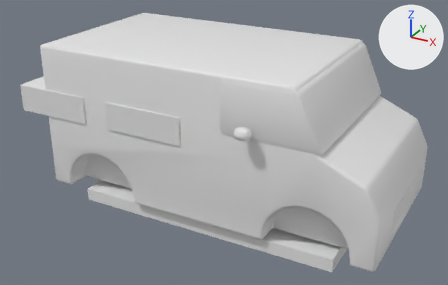
A saved change to the glTF model assets/3d/vehicles/van.glb.
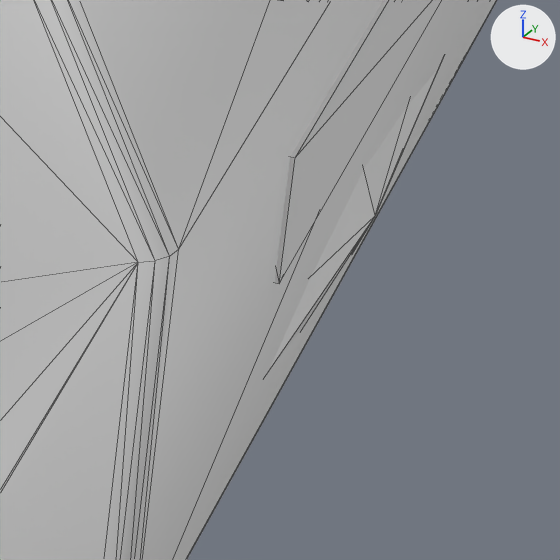
Each version is shown whole from a camera (50 mm lens) standing at (29.6, -56.8, 36.6) and looking at (-1.7, -0.1, 8.2), then close up on the part from 81% to 95% of the width and 68% to 90% of the height. Arrows for +X, +Y and +Z are at upper right; the lights stay in place. The first two pictures are the older version. The close-ups show mesh edges as thin lines. Where no turn or scale is listed for an object, it has been applied to the vertices. Vertices at exactly the same position are counted once.

The first close-up shows 'body', 'dark'.
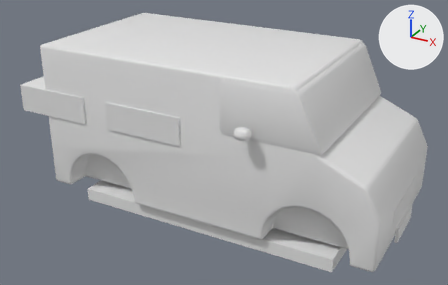
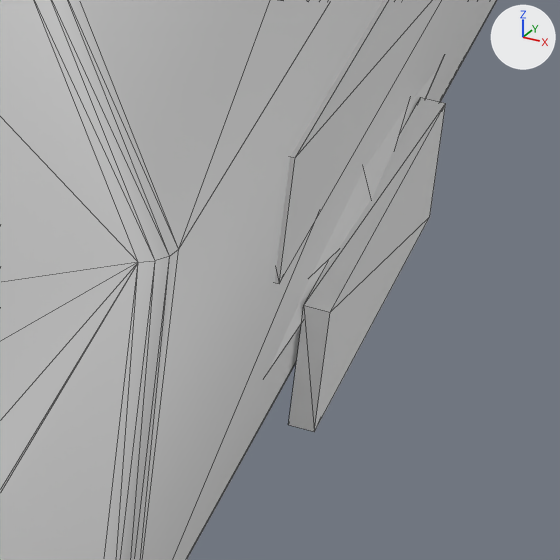
The change in detail:
me_cube_002 is used by ob_dark; location (18.1, 0.0, 4.2).
me_cube_002 had 228 vertices, 432 faces and spanned x -37.3..1.1, y -11.4..11.4, z -2.7..11.1.
me_cube_002 now has 244 vertices, 456 faces and spans x -37.5..1.2, y -11.4..11.4, z -2.7..11.1.
me_cube_002 part 1: a new loose piece, a box spanning x 0.95..1.25, y -2.75..2.75, z -1.4..0.2.
Other edits to the shape of me_cube_002 do not show in these pictures.

Where the change shows, as pixel boxes (x1, y1, x2, y2) in the close-ups (560 x 560 px):
'dark', reshaped
    before: (269, 0, 442, 370)
    after: (269, 0, 446, 432)
part 1 of me_cube_002, added
    after: (288, 97, 446, 432)
